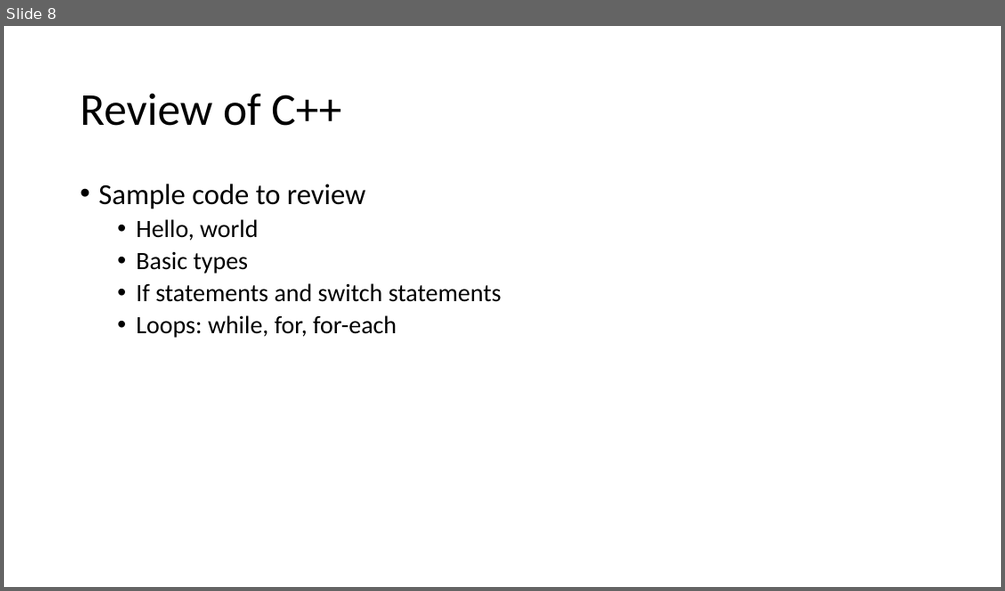
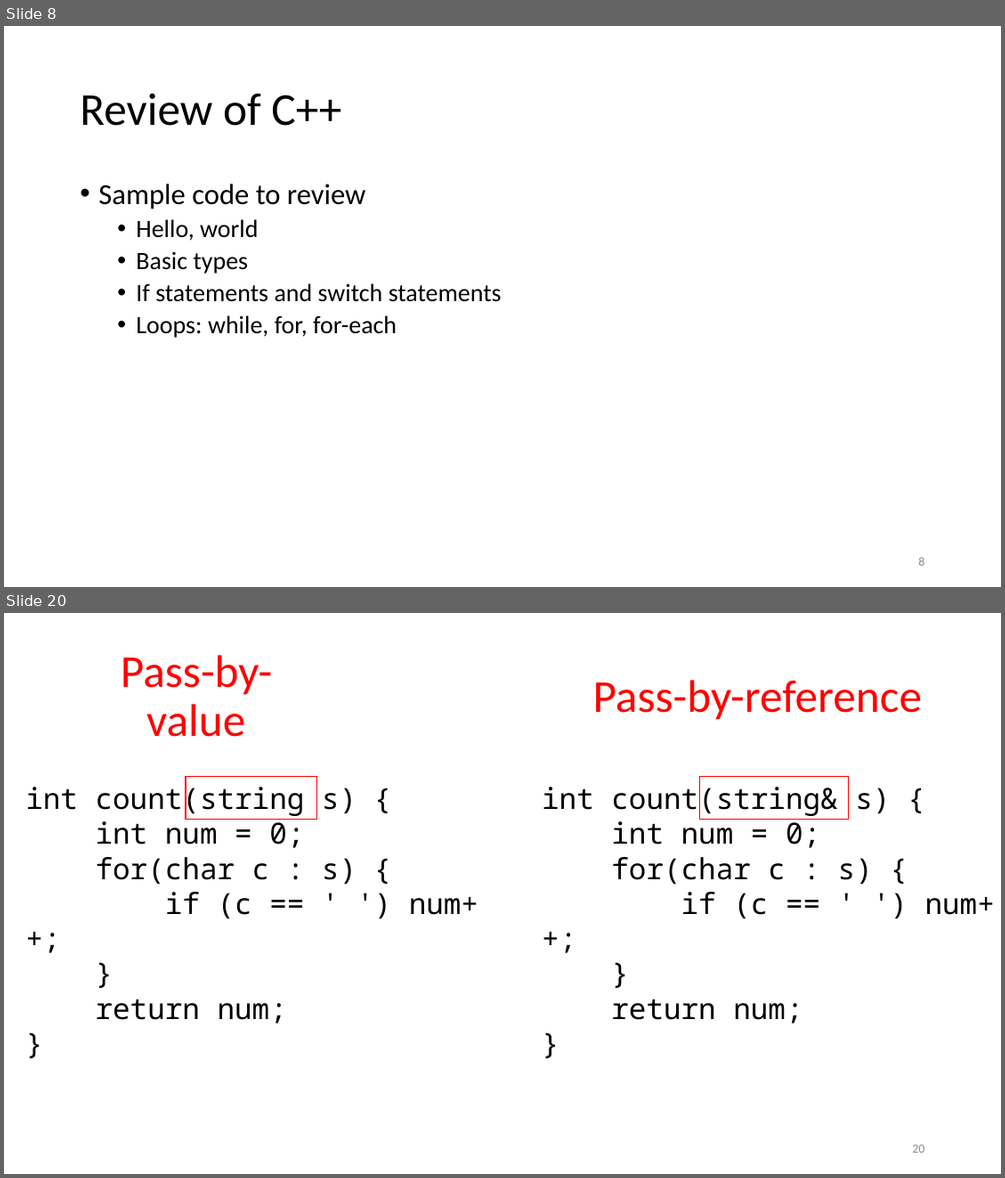
Before and after one commit to tjd1234/cmpt135spring2024, a slide deck: sample_code/week1/week1_cmpt135.pptx. Shown one above the other, each under a label of ours: slide 8 before the commit, slides 8 and 20 after it; the slides between them are not shown. The pictures are 1005x591 and 1005x1178 pixels, drawn with LibreOffice and Linux fonts; fonts in the diff are those of the drawing. Boxes give left, top, right and bottom in pixels: in the first picture for what was removed or moved away, otherwise in the second. Text is boxed around its words. In the diff, an @@ line names an element or a change of style, - is before the commit and + after.

```diff
--- a/sample_code/week1/week1_cmpt135.pptx
+++ b/sample_code/week1/week1_cmpt135.pptx
@@ slide 20 added at [4, 613, 1001, 1174], background #FFFFFF @@
@@ title added at [121, 655, 272, 737], 44 pt, text #FF0000 @@
+Pass-by-value
@@ text added at [593, 680, 922, 720], 44 pt, text #FF0000 @@
+Pass-by-reference
@@ text added at [25, 782, 478, 1023], 28 pt, text #000000 @@
+int count(string s) {
+int num = 0;
+for(char c : s) {
+if (c == ' ') num++;
+}
+return num;
+}
@@ rectangle added at [186, 777, 316, 819], outline #FF0000 1 pt @@
@@ text added at [542, 782, 995, 1023], 28 pt, text #000000 @@
+int count(string& s) {
+int num = 0;
+for(char c : s) {
+if (c == ' ') num++;
+}
+return num;
+}
@@ rectangle added at [700, 777, 849, 819], outline #FF0000 1 pt @@
@@ page number added at [912, 1144, 924, 1152], 12 pt, text #8C8C8C @@
+20
@@ slide 8 changed as well @@
@@ page number added at [918, 556, 924, 565], 12 pt, text #8C8C8C @@
+8
```
Also in this commit, not shown: 8 other slides changed, 18 other slides added, 6 other files.
